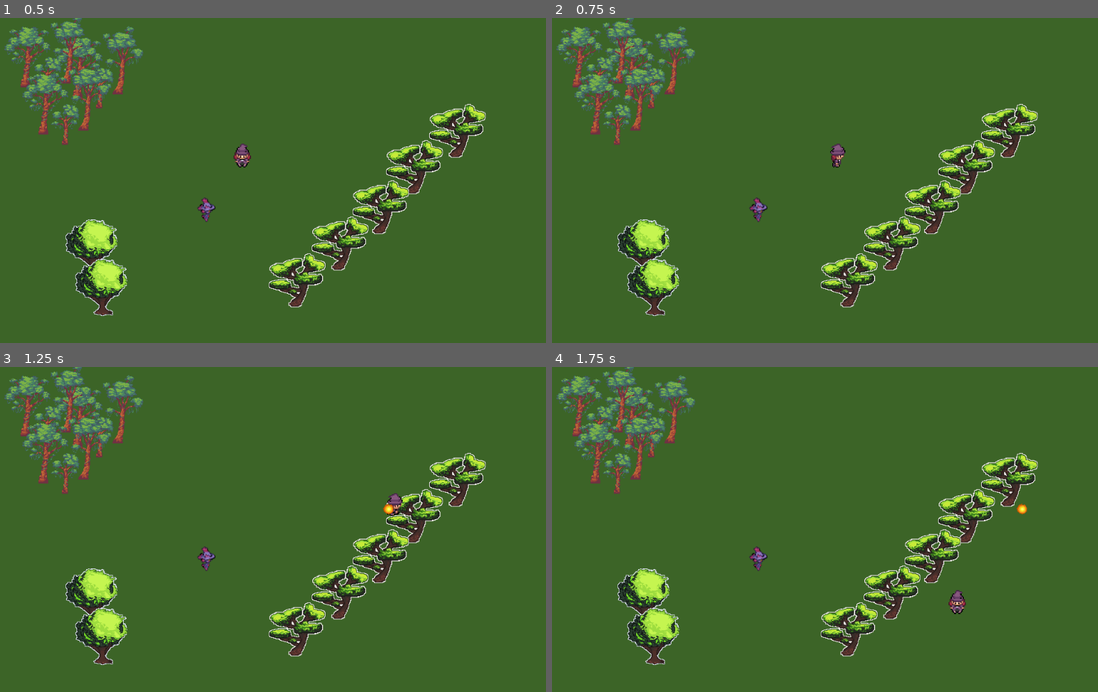
Above: before the commit, frames 1-4 (two rows, left to right).
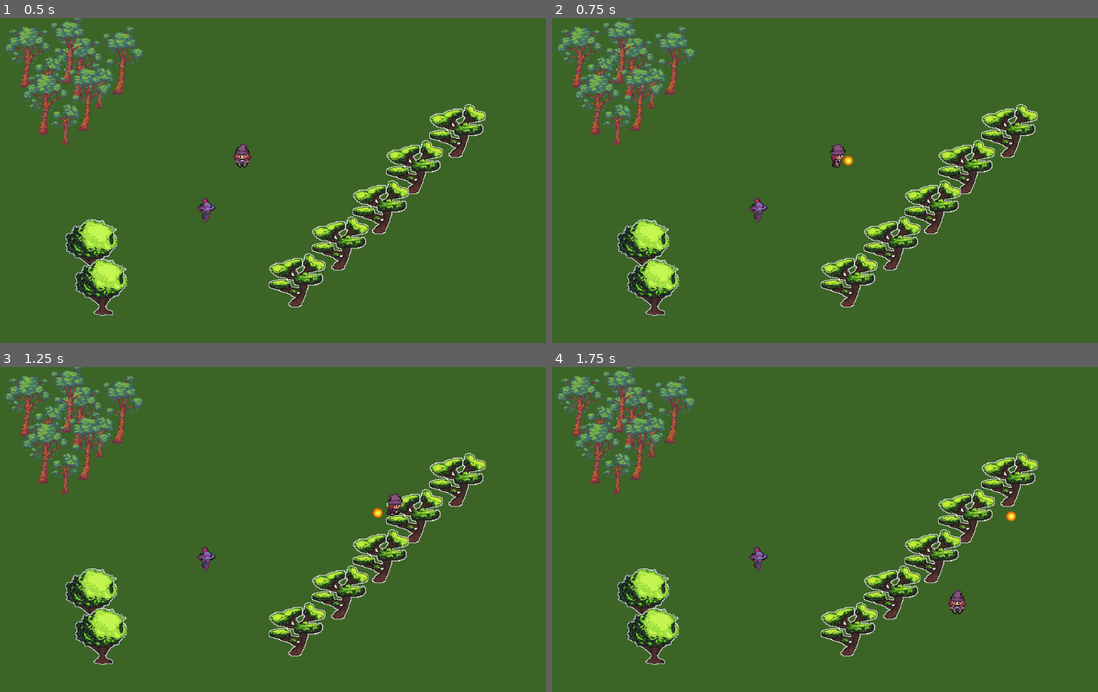
Above: after the commit, the same moments.

Repository: ann-rod/wizard_of_the_land
Game: Godot game, scene res://Main.tscn
Two runs of this game, one before a commit and one after it. Both use one fixed random seed, a clock stepped at 60 frames per second and the inputs below.
Inputs (mouse positions are in pixels of both pictures, inside the frame that each line leads up to):
- Up to frame 1 (0.5 s): no input
- Up to frame 2 (0.75 s): tap Enter at 0.5 s; move the mouse to (939, 164) at 0.52 s; hold Right (move_right) from 0.53 s (still down); click (939, 164) at 0.6 s
- Up to frame 3 (1.25 s): keep holding Right (move_right); tap Space (shoot, bound only before the commit) at 0.8 s
- Up to frame 4 (1.75 s): move the mouse to (710, 545) at 1.27 s; release Right (move_right) at 1.28 s; hold Down (move_down) from 1.28 s (still down); tap Space (shoot, bound only before the commit) at 1.35 s; click (710, 545) at 1.55 s

Frame 1 is identical in both runs. In frame 2, less than 0.1% of the frame differs, in the area x 53-56%, y 42-46%; in frame 3, 0.1%, in the area x 68-73%, y 41-47%; in frame 4, 0.1%.

Commit message:
changed shooting to mouse input and position

Diff:
--- a/characters/Player.gd
+++ b/characters/Player.gd
@@ -72,15 +72,23 @@
 		$CollisionShape2D.set_deferred("disabled", true) # disable collisions
 		emit_signal("player_hp_zero")
 
-func _unhandled_input(event):
+# Shoot using space key
+#func _unhandled_input(event):
+#	if event.is_action_released("shoot"):
+#		shoot()
+#		print("player shot!")
+
+# Shoot using mouse
+func _input(event):
 	if event.is_action_released("shoot"):
 		shoot()
 
 func shoot():
 	if(attack_cooldown.is_stopped()):
-		#var spell_instance = Spell.instance()
 		var spell_instance = preload("res://spells/Spell.tscn").instance()
-		emit_signal("player_cast_spell", spell_instance, get_spell_origin(), player_dir)
+		var spell_origin = get_spell_origin()
+		var spell_dir = (get_global_mouse_position()-spell_origin).normalized()
+		emit_signal("player_cast_spell", spell_instance, spell_origin, spell_dir)
 		attack_cooldown.start()
 
 func get_spell_origin():
--- a/characters/Player.tscn
+++ b/characters/Player.tscn
@@ -47,7 +47,6 @@
 shape = SubResource( 2 )
 
 [node name="AttackCooldown" type="Timer" parent="."]
-wait_time = 2.0
 one_shot = true
 
 [node name="SpellOriginUp" type="Position2D" parent="."]
--- a/characters/enemies/Mob.gd
+++ b/characters/enemies/Mob.gd
@@ -1,5 +1,5 @@
 extends Area2D
-onready var player = $Player
+#onready var player = $Player
 signal mob_killed
 
 # Called when the node enters the scene tree for the first time.
@@ -7,9 +7,9 @@
 	pass # Replace with function body.
 
 # Called every frame. 'delta' is the elapsed time since the previous frame.
-func _process(delta):
+func _process(_delta):
 	pass
 
-func handle_hit(body):
+func handle_hit(_body):
 	queue_free()
 	emit_signal("mob killed")
--- a/project.godot
+++ b/project.godot
@@ -50,7 +50,7 @@
 }
 shoot={
 "deadzone": 0.5,
-"events": [ Object(InputEventKey,"resource_local_to_scene":false,"resource_name":"","device":0,"alt":false,"shift":false,"control":false,"meta":false,"command":false,"pressed":false,"scancode":32,"physical_scancode":0,"unicode":0,"echo":false,"script":null)
+"events": [ Object(InputEventMouseButton,"resource_local_to_scene":false,"resource_name":"","device":-1,"alt":false,"shift":false,"control":false,"meta":false,"command":false,"button_mask":0,"position":Vector2( 0, 0 ),"global_position":Vector2( 0, 0 ),"factor":1.0,"button_index":1,"pressed":false,"doubleclick":false,"script":null)
  ]
 }
 
--- a/spells/Spell.gd
+++ b/spells/Spell.gd
@@ -7,7 +7,7 @@
 func _ready():
 	kill_timer.start()
 
-func _physics_process(delta):
+func _physics_process(_delta):
 	if(direction != Vector2.ZERO):
 		var velocity = direction*speed
 		global_position += velocity
